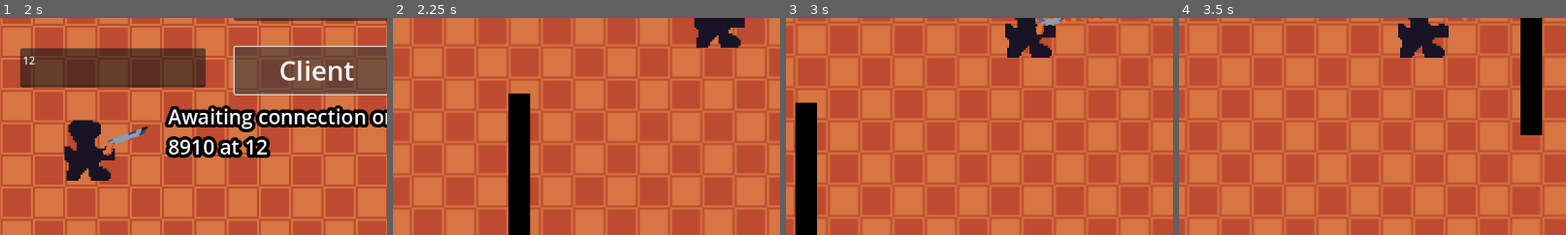
Above: before the commit, frames 1-4 (left to right).
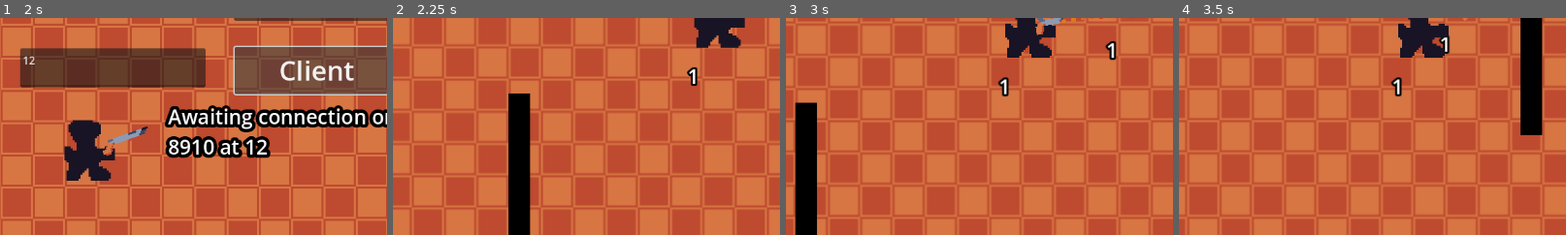
Above: after the commit, the same moments.

Repository: Deojee/project-sodalake
Game: Godot game, scene res://scenes/main_menu.tscn
Same seed, same stepped clock (60 frames per second), same inputs: the game is played once before the commit and once after it. The engine's default icon, where the game draws it, is replaced by a stand-in: a white triangle on a blue panel in a dark square.
Inputs (mouse positions are % of the whole screen's width and height, from its top left):
- Up to frame 1 (2 s): click (23, 62) at 0.52 s; type "12" at 0.6 s; click "Client" at 1.25 s
- Up to frame 2 (2.25 s): click "Host" at 2 s
- Up to frame 3 (3 s): tap Enter at 2.75 s; move the mouse to (72, 45) at 2.77 s; press the mouse at (72, 45) at 2.78 s; hold D (right) from 2.78 s (still down)
- Up to frame 4 (3.5 s): keep holding D (right); right-click (72, 45) at 3.05 s
The pictures show only the part of the screen within x 8-58%, y 50-100%; the shares and areas given below are measured in that part.

Frame 1 is identical in both runs. In frame 2, 0.2% of the frame differs, in the area x 75-79%, y 22-32%; in frame 3, 0.4%, in the area x 54-86%, y 10-37%; in frame 4, 0.3%.

Commit message:
fixed a bug with throwing

Diff:
--- a/scenes/avatar.tscn
+++ b/scenes/avatar.tscn
@@ -28,9 +28,18 @@
 [node name="MultiplayerSynchronizer" type="MultiplayerSynchronizer" parent="."]
 replication_config = SubResource("SceneReplicationConfig_yxdfi")
 
-[node name="StaticBody2D" type="StaticBody2D" parent="."]
+[node name="StaticBody2D" type="StaticBody2D" parent="." groups=["avatar"]]
 collision_layer = 4
 collision_mask = 4
 
 [node name="CollisionShape2D" type="CollisionShape2D" parent="StaticBody2D"]
 shape = SubResource("CapsuleShape2D_k0hrq")
+
+[node name="debug" type="Label" parent="."]
+offset_left = -44.0
+offset_top = 33.0
+offset_right = 47.0
+offset_bottom = 78.0
+theme_override_colors/font_outline_color = Color(0, 0, 0, 1)
+theme_override_constants/outline_size = 12
+theme_override_font_sizes/font_size = 30
--- a/scenes/bullet.tscn
+++ b/scenes/bullet.tscn
@@ -48,3 +48,12 @@
 
 [node name="raycast" type="RayCast2D" parent="."]
 collision_mask = 7
+
+[node name="debug" type="Label" parent="."]
+offset_left = -44.0
+offset_top = 33.0
+offset_right = 47.0
+offset_bottom = 78.0
+theme_override_colors/font_outline_color = Color(0, 0, 0, 1)
+theme_override_constants/outline_size = 12
+theme_override_font_sizes/font_size = 30
--- a/scenes/player.tscn
+++ b/scenes/player.tscn
@@ -25,3 +25,12 @@
 [node name="gun" parent="." instance=ExtResource("3_6n0ac")]
 
 [node name="Node2D" parent="." instance=ExtResource("4_dgk2h")]
+
+[node name="debug" type="Label" parent="."]
+offset_left = -43.0
+offset_top = 66.0
+offset_right = 48.0
+offset_bottom = 111.0
+theme_override_colors/font_outline_color = Color(0, 0, 0, 1)
+theme_override_constants/outline_size = 12
+theme_override_font_sizes/font_size = 30
--- a/scenes/thrownWeapon.tscn
+++ b/scenes/thrownWeapon.tscn
@@ -18,6 +18,16 @@
 
 [node name="CollisionShape2D" type="CollisionShape2D" parent="collisionDetect"]
 shape = SubResource("CircleShape2D_neuj4")
+disabled = true
 
 [node name="raycast" type="RayCast2D" parent="."]
 collision_mask = 7
+
+[node name="debug" type="Label" parent="."]
+offset_left = -44.0
+offset_top = 33.0
+offset_right = 47.0
+offset_bottom = 78.0
+theme_override_colors/font_outline_color = Color(0, 0, 0, 1)
+theme_override_constants/outline_size = 12
+theme_override_font_sizes/font_size = 30
--- a/scripts/Player.gd
+++ b/scripts/Player.gd
@@ -21,6 +21,8 @@
 var dead = false
 
 func _ready():
+
+	$debug.text = str(Globals.multiplayerId)
 
 	$gun.setType("pistol")
 
--- a/scripts/avatar.gd
+++ b/scripts/avatar.gd
@@ -12,7 +12,7 @@
 
 # Called when the node enters the scene tree for the first time.
 func _ready():
-
+	$debug.text = name
 	pass # Replace with function body.
 
 
--- a/scripts/bullet.gd
+++ b/scripts/bullet.gd
@@ -30,6 +30,7 @@
 # Called every frame. 'delta' is the elapsed time since the previous frame.
 func _physics_process(delta):
 
+	$debug.text = str(shooterId)
 
 	position += dir * params.speed * delta
 
--- a/scripts/gun.gd
+++ b/scripts/gun.gd
@@ -79,4 +79,4 @@
 	Globals.player.holdingWeapon = false
 	queue_free()
 
-	prints("I just shot. I am: ",Globals.multiplayerId)
+	#prints("I just shot. I am: ",Globals.multiplayerId)
--- a/scripts/thrownWeapon.gd
+++ b/scripts/thrownWeapon.gd
@@ -1,6 +1,6 @@
 extends Node2D
 
-var shooterID = 0
+var shooterId = 0
 
 
 func setType(pos, dir, type, newShooterID):
@@ -14,7 +14,7 @@
 	$Icon.texture = params.gunTexture
 	$Icon.rotation = dir.angle() + deg_to_rad(90)
 
-	shooterID = newShooterID
+	shooterId = newShooterID
 
 	pass
 
@@ -30,6 +30,8 @@
 # Called every frame. 'delta' is the elapsed time since the previous frame.
 func _physics_process(delta):
 
+	$debug.text = str(shooterId)
+
 	$Icon.rotation += rotSpeed * delta
 
 	position += dir * params.throwSpeed * delta
@@ -40,24 +42,30 @@
 		#enemy.get_parent().takeDamage(Globals.gunParams.damage,dir.normalized())
 		var shouldIgnore = false
 
+		#print("I am " + str(Globals.multiplayerId) + " colliding with: " + str(collider))
+
 		if collider.is_in_group("player"):
 
-			print("I am " + str(Globals.multiplayerId))
-
-			if Globals.multiplayerId == shooterID:
+			if Globals.multiplayerId == shooterId:
 				shouldIgnore = true
-				print("won't hurt: " + str(shooterID))
+				#print("won't hurt: " + str(shooterId))
 
 			else:
 				collider.takeDamage(dir,params)
+
+		if collider.is_in_group("avatar"):
+			print("avatar hit!")
+			if collider.get_parent().name == str(shooterId):
+				shouldIgnore = true
+				print("won't hurt: " + str(shooterId))
+
 
 
 		if !shouldIgnore:
 			queue_free()
 
 
-	#if start.distance_to(global_position) > params.range:
-	#	queue_free()
+
 
 	pass
 
--- a/scripts/world.gd
+++ b/scripts/world.gd
@@ -7,6 +7,8 @@
 
 # Called when the node enters the scene tree for the first time.
 func _ready():
+
+
 	Globals.world = self
 	multiplayer.connected_to_server.connect(connectedToServer)
 	multiplayer.connection_failed.connect(failedToConnect)
